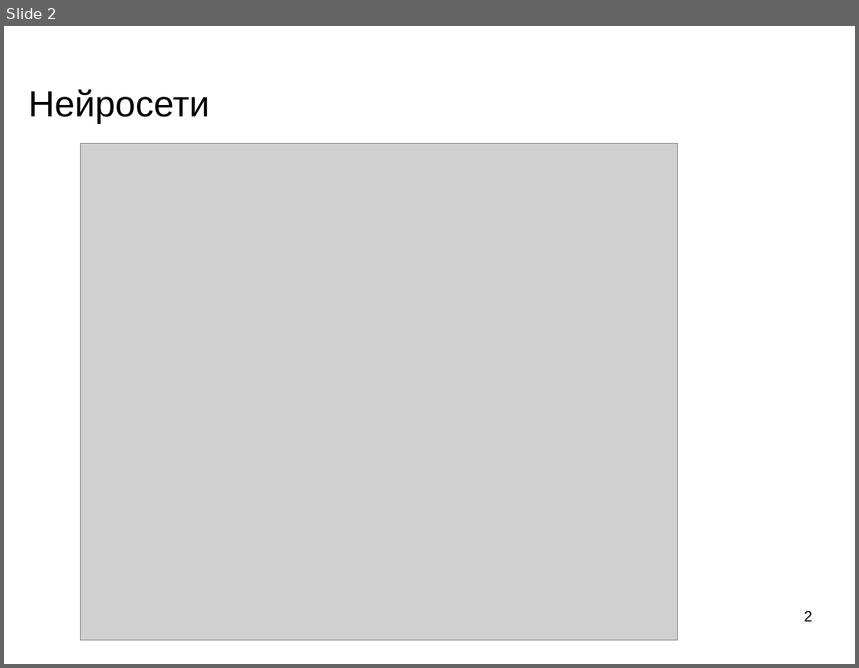
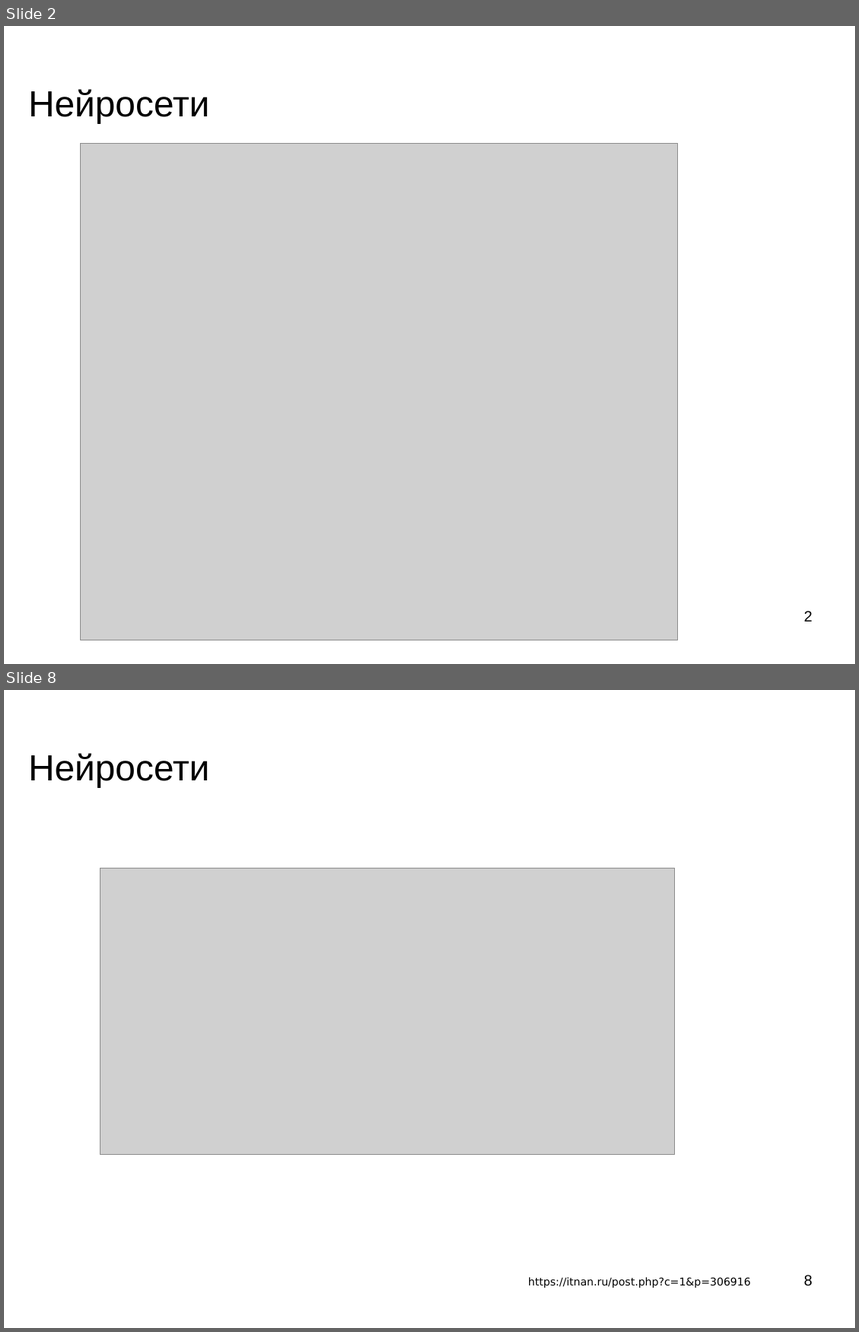
Before and after one commit to mechanoid5/ml_lectorium_legacy, a slide deck: 32-img-styling.odp. Shown one above the other, each under a label of ours: slide 2 before the commit, slides 2 and 8 after it; the slides between them are not shown. The pictures are 859x668 and 859x1332 pixels, drawn with LibreOffice and Linux fonts; fonts in the diff are those of the drawing; grey boxes stand for pictures; background and template pictures are left out. Boxes give left, top, right and bottom in pixels: in the first picture for what was removed or moved away, otherwise in the second. Text is boxed around its words. In the diff, an @@ line names an element or a change of style, - is before the commit and + after.

```diff
--- a/32-img-styling.odp
+++ b/32-img-styling.odp
@@ slide 8 added at box(4, 690, 855, 1328), background picture (left out) @@
@@ title added at box(28, 753, 210, 788), 33.9 pt, text #000000 @@
+Нейросети
@@ picture added at box(101, 869, 675, 1155) @@
@@ text added at box(528, 1277, 751, 1288), 10 pt, text #000000 @@
+https://itnan.ru/post.php?c=1&p=306916
@@ page number added at box(804, 1275, 813, 1287), 14 pt, text #000000 @@
+8
```
Also in this commit, not shown: 1 slide changed, 5 other slides added, 20 other files.
